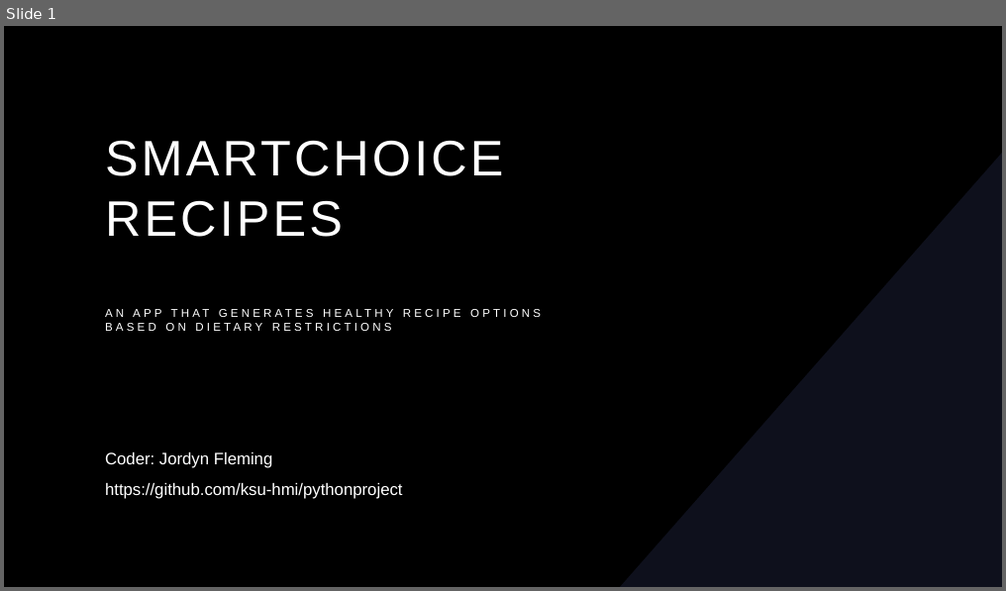
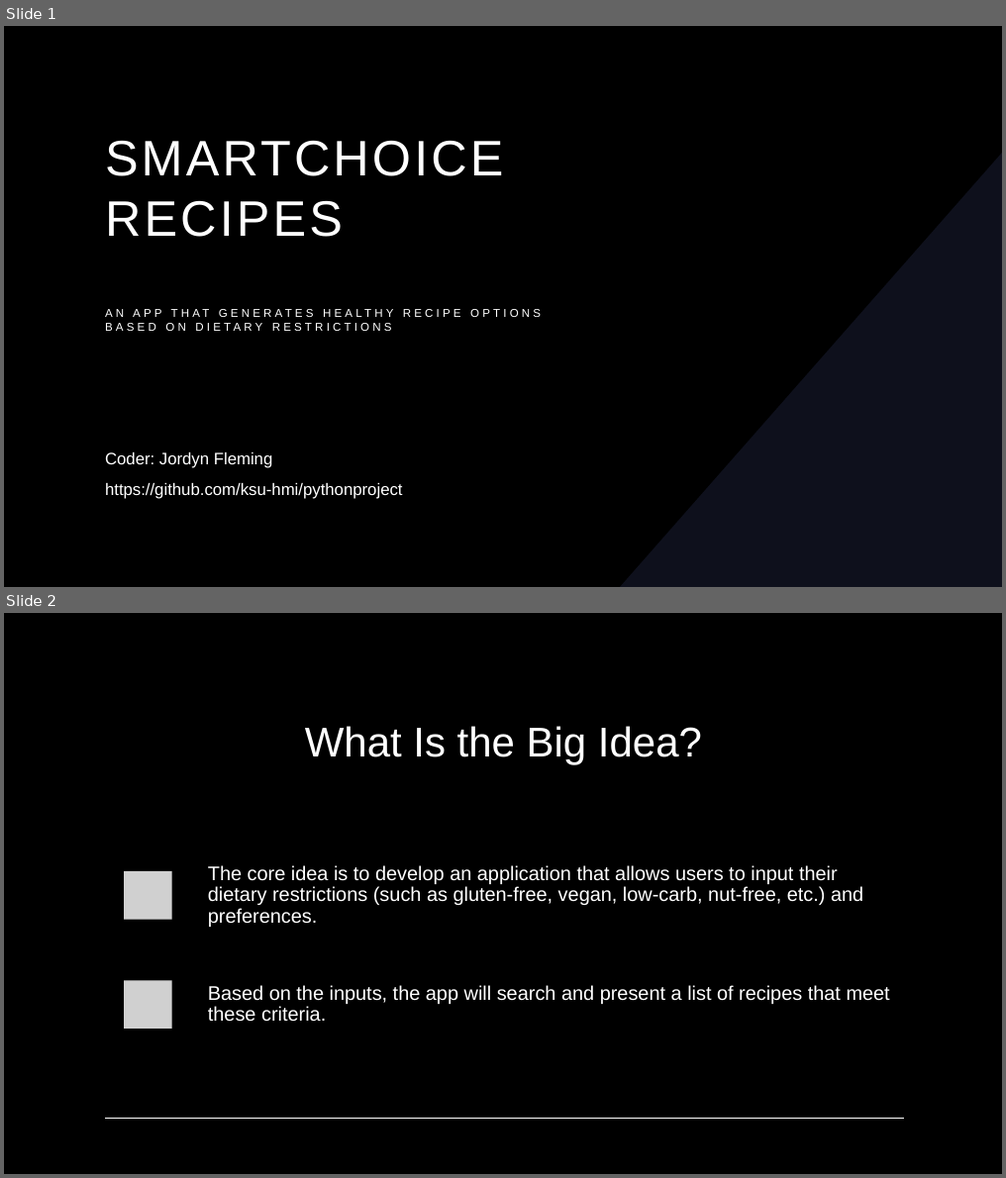
Before and after one commit to ksu-hmi/pythonproject, a slide deck: SmartChoiceRecipes.pptx. Shown one above the other, each under a label of ours: slide 1 before the commit, slides 1 and 2 after it. The pictures are 1006x591 and 1006x1178 pixels, drawn with LibreOffice and Linux fonts; fonts in the diff are those of the drawing; grey boxes stand for pictures; background and template pictures are left out. Boxes give left, top, right and bottom in pixels: in the first picture for what was removed or moved away, otherwise in the second. Text is boxed around its words. In the diff, an @@ line names an element or a change of style, - is before the commit and + after.

```diff
--- a/SmartChoiceRecipes.pptx
+++ b/SmartChoiceRecipes.pptx
@@ slide 2 added at [4, 613, 1002, 1174], background #000000 @@
@@ freeform shape added at [4, 613, 204, 842], fill #181C30 @@
@@ rectangle added at [4, 613, 1002, 1174], fill #000000 @@
@@ title added at [305, 726, 702, 765], 40 pt, text #FFFFFF @@
+What Is the Big Idea?
@@ freeform shape added at [802, 947, 1002, 1174], fill #181C30 @@
@@ group added at [98, 852, 908, 1049]: 2 rounded rectangles, 2 pictures, 2 texts @@
+The core idea is to develop an application that allows users to input their dietary restrictions (such as gluten-free, vegan, low-carb, nut-free, etc.) and preferences.
+Based on the inputs, the app will search and present a list of recipes that meet these criteria.
@@ line added from (105, 1118) to (904, 1118), #FFFFFF 1 pt @@
```
Also in this commit, not shown: 5 other slides added.
